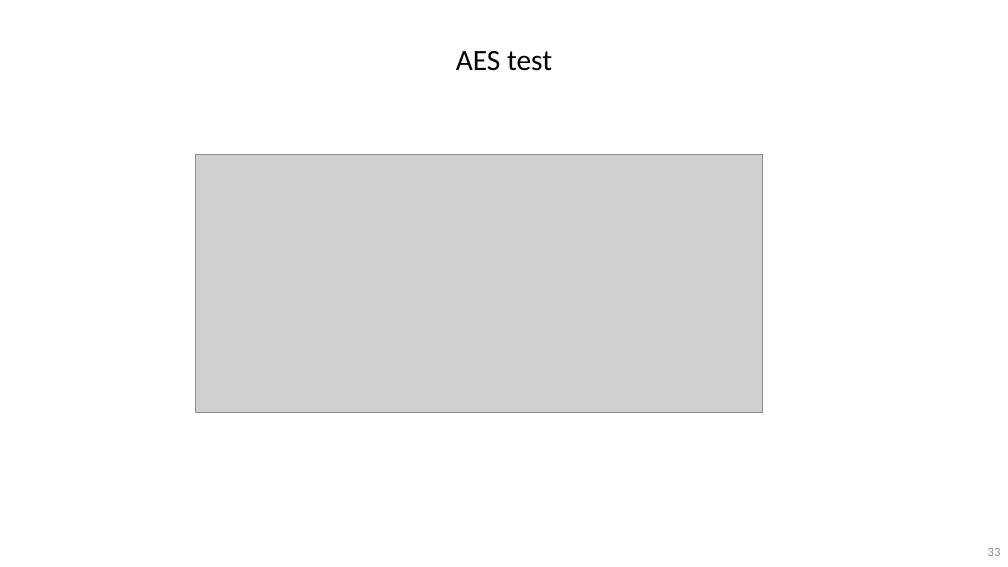
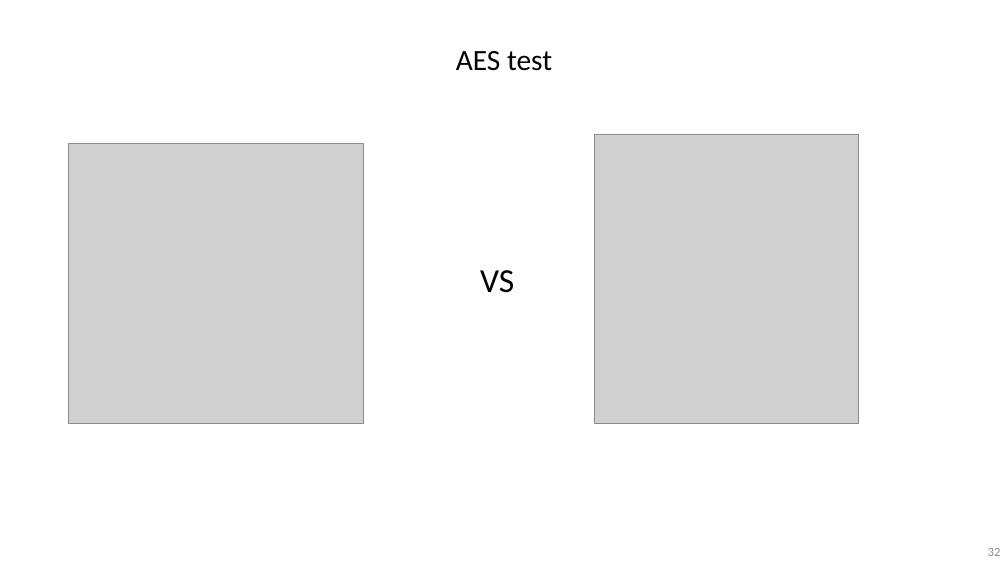
Before and after one commit to DavidDanD/PULPenix_AES, a slide deck: slide 32 of David and Dolev - Final Presentation5.pptx (slide 33 before the commit). Drawn at 1008x567 pixels with LibreOffice and Linux fonts; fonts in the diff are those of the drawing; grey boxes stand for pictures; background and template pictures are left out. Boxes give left, top, right and bottom in pixels: in the first picture for what was removed or moved away, otherwise in the second. Text is boxed around its words. In the diff, an @@ line names an element or a change of style, - is before the commit and + after.

```diff
--- a/David and Dolev - Final Presentation5.pptx
+++ b/David and Dolev - Final Presentation5.pptx
@@ picture: place and size @@
-picture at box(195, 154, 762, 413)
+picture at box(69, 144, 364, 423)
@@ picture added at box(595, 135, 859, 423) @@
@@ text added at box(480, 270, 514, 293), 32 pt, text #000000 @@
+VS
```
Also in this commit, not shown: 4 other slides changed, 1 slide added, 2 slides removed, 3 other files.
